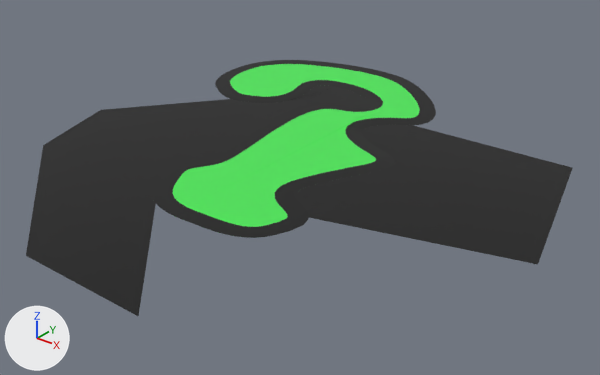
One commit to the glTF model Tracks/IchiCircuit.glb: the scene before it, then after it.
Before and after are seen from a 50 mm camera at (475.0, -597.0, 322.0) aimed at (31.0, -42.0, -23.0). Lighting does not change. The marker at lower left points along +X, +Y and +Z. The first picture is the older version. Where no turn or scale is listed for an object, it has been applied to the vertices. Vertices at exactly the same position are counted once.

Objects in the first picture: 'InnerTerrain', 'OuterTerrain', 'Track'.
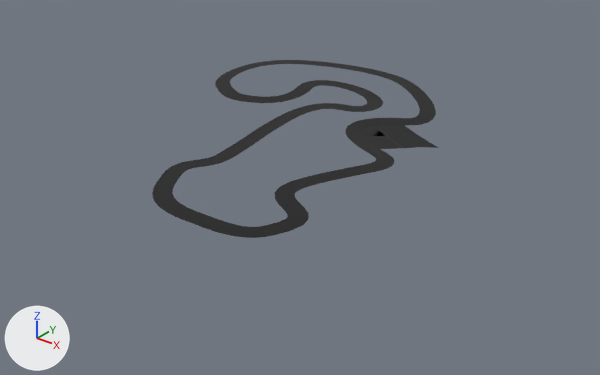
Location of each change, (x1, y1, x2, y2) in pixels of the pictures (600 x 375 px):
'OuterTerrain', reshaped
    before: (26, 73, 572, 316)
    after: (179, 65, 438, 238)
'InnerTerrain', deleted (green)
    before: (173, 64, 420, 238)
part 1 of me_plane_001, cut back
    before: (298, 125, 572, 264)
    after: (363, 125, 438, 149)
part 2 of me_plane_001, deleted (black)
    before: (26, 91, 361, 316)

Diff of the bpy script that builds the scene:
```diff
--- a/Tracks/IchiCircuit.glb.py
+++ b/Tracks/IchiCircuit.glb.py
@@ me_plane_001 @@
 # used by ob_outerterrain; location = (-26.3, 39.6, 0.3)
-me_plane_001.from_pydata(...)  # 3052 vertices, 3841 faces; spans x -209.0..307.0, y -341.0..195.0, z -3.0..5.0
+me_plane_001.from_pydata(...)  # 3163 vertices, 3310 faces; spans x -187.0..134.0, y -225.0..195.0, z -3.0..5.0
+# me_plane_001 part 1: 2 vertices removed from x 256.0..307.0, y -110.0..80.0, z -3.0..0.0; 117 vertices added at x 75.0..134.0, y 18.0..58.0, z -3.0..-2.0
+# me_plane_001 part 2: 4 vertices removed from x -209.0..126.0, y -341.0..-100.0, z -1.0..0.0
 me_plane_001.materials.append(mat_material_001)
@@ ob_innerterrain @@
-ob_innerterrain = bpy.data.objects.new('InnerTerrain', me_plane_005)
-ob_innerterrain.location = (-26.3, 39.6, 0.3)
```
